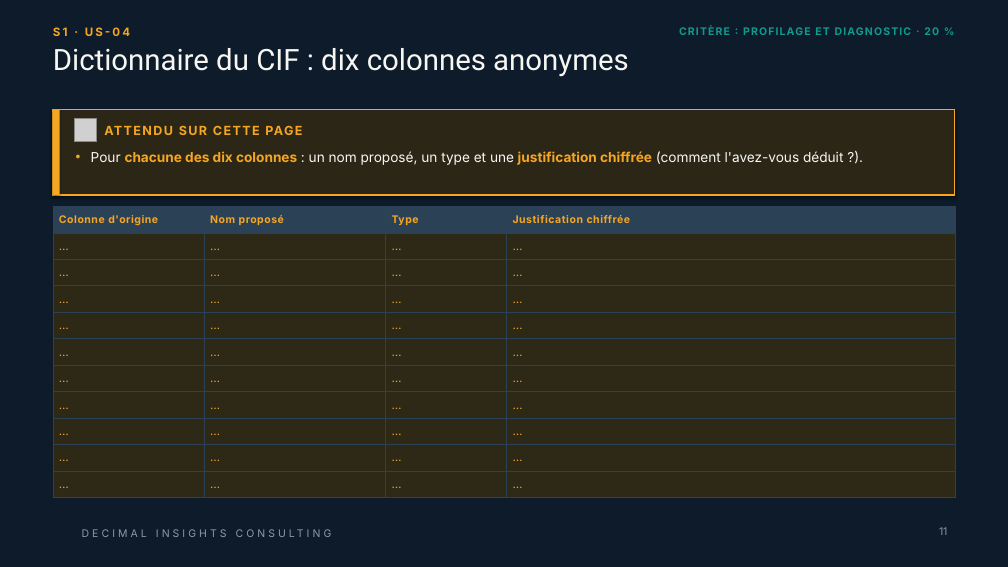
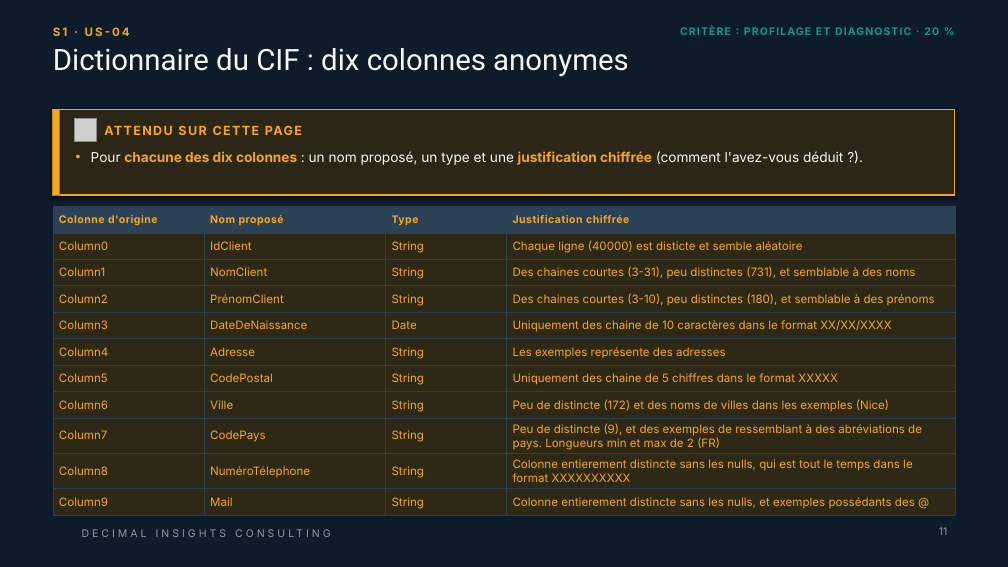
Before and after one commit to 0TRDavid/td-qualite-g00, a slide deck: slide 11 of livrables/Livrable_Groupe_TD_AssurConnect.pptx. Drawn at 1008x567 pixels with LibreOffice and Linux fonts; fonts in the diff are those of the drawing; grey boxes stand for pictures; background and template pictures are left out. Boxes give left, top, right and bottom in pixels: in the first picture for what was removed or moved away, otherwise in the second. Text is boxed around its words. In the diff, an @@ line names an element or a change of style, - is before the commit and + after.

Commit message:
feat: complétion preque total du diapo de livrable (à 1 colonnes près).

```diff
--- a/livrables/Livrable_Groupe_TD_AssurConnect.pptx
+++ b/livrables/Livrable_Groupe_TD_AssurConnect.pptx
@@ table at [53,206,955,513] @@
-row 2: … | … | … | …
+row 2: Column0 | IdClient | String | Chaque ligne (40000) est disticte et semble aléatoire
-row 3: … | … | … | …
+row 3: Column1 | NomClient | String | Des chaines courtes (3-31), peu distinctes (731), et semblable à des noms
-row 4: … | … | … | …
+row 4: Column2 | PrénomClient | String | Des chaines courtes (3-10), peu distinctes (180), et semblable à des prénoms
-row 5: … | … | … | …
+row 5: Column3 | DateDeNaissance | Date | Uniquement des chaine de 10 caractères dans le format XX/XX/XXXX
-row 6: … | … | … | …
+row 6: Column4 | Adresse | String | Les exemples représente des adresses
-row 7: … | … | … | …
+row 7: Column5 | CodePostal | String | Uniquement des chaine de 5 chiffres dans le format XXXXX
-row 8: … | … | … | …
+row 8: Column6 | Ville | String | Peu de distincte (172) et des noms de villes dans les exemples (Nice)
-row 9: … | … | … | …
+row 9: Column7 | CodePays | String | Peu de distincte (9), et des exemples de ressemblant à des abréviations de pays. Longueurs min et max de 2 (FR)
-row 10: … | … | … | …
+row 10: Column8 | NuméroTélephone | String | Colonne entierement distincte sans les nulls, qui est tout le temps dans le format XXXXXXXXXX
-row 11: … | … | … | …
+row 11: Column9 | Mail | String | Colonne entierement distincte sans les nulls, et exemples possédants des @
```
Also in this commit, not shown: 3 other slides changed, 1 other file.
